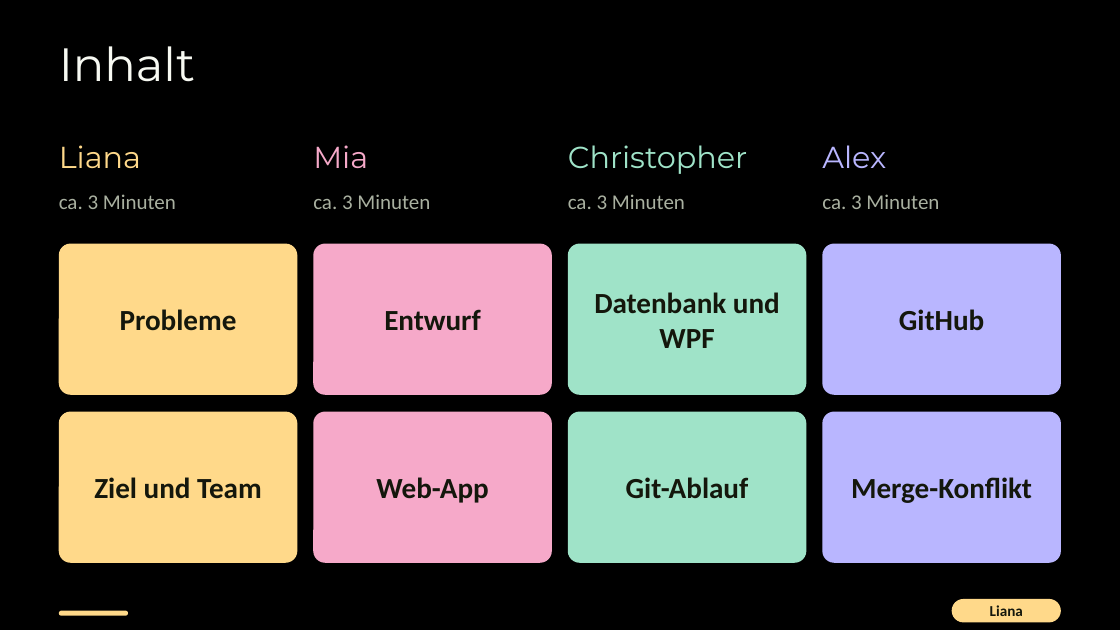
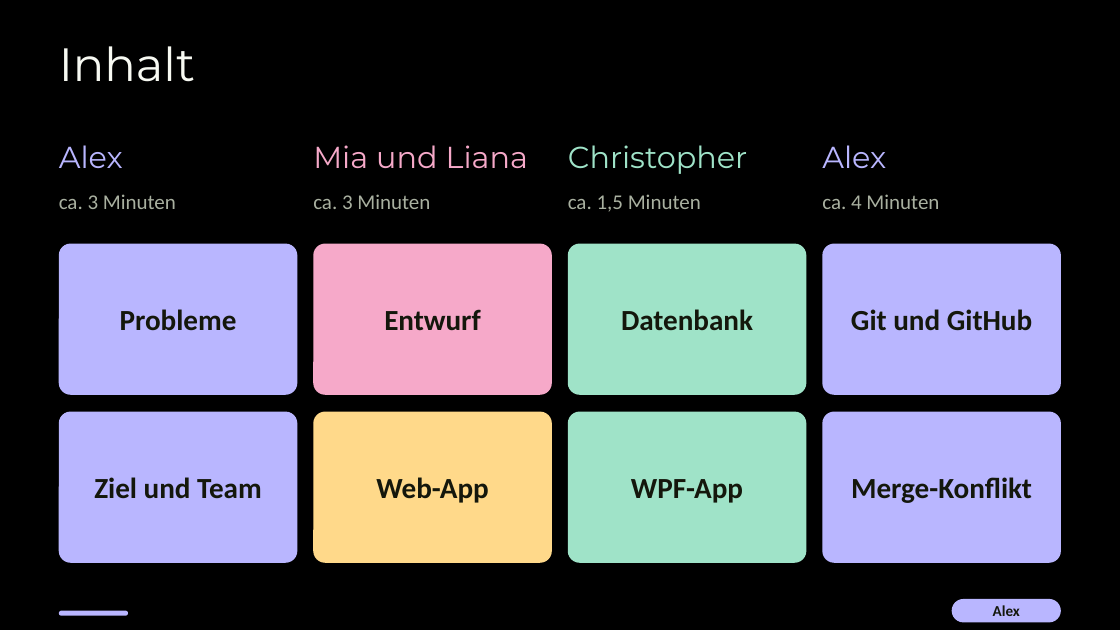
Before and after one commit to alexlearns3/To-Do, a slide deck: slide 2 of Präsi/Präsi ToDOProjekt (neu).pptx. Drawn at 1120x630 pixels with LibreOffice and Linux fonts; fonts in the diff are those of the drawing. Boxes give left, top, right and bottom in pixels: in the first picture for what was removed or moved away, otherwise in the second. Text is boxed around its words. In the diff, an @@ line names an element or a change of style, - is before the commit and + after.

Commit message:
Alex: docs: Praesentation nach Aufgaben neu eingeteilt
Alex: Einstieg, Team, Git. Mia und Liana: Web-App. Christopher: Datenbank und WPF.

```diff
--- a/Präsi/Präsi ToDOProjekt (neu).pptx
+++ b/Präsi/Präsi ToDOProjekt (neu).pptx
@@ text at (59, 145, 123, 168): text changed; text colour #FFD98A to #B9B6FF @@
-Liana
+Alex
@@ text at (313, 145, 528, 168): text changed @@
-Mia
+Mia und Liana
@@ text at (568, 194, 701, 211): text changed @@
-ca. 3 Minuten
+ca. 1,5 Minuten
@@ text at (822, 194, 939, 209): text changed @@
-ca. 3 Minuten
+ca. 4 Minuten
@@ text in rounded rectangle at (621, 309, 753, 330): text changed @@
-Datenbank und WPF
+Datenbank
@@ text in rounded rectangle at (851, 309, 1032, 331): text changed @@
-GitHub
+Git und GitHub
@@ rounded rectangle "Web-App" at (313, 412, 552, 563): fill #F6A9C9 to #FFD98A @@
@@ text in rounded rectangle at (631, 479, 743, 503): text changed @@
-Git-Ablauf
+WPF-App
@@ fill #FFD98A to #B9B6FF in 4 elements at (59, 244, 297, 395), (59, 412, 297, 563), (59, 611, 128, 616), (952, 599, 1061, 623) @@
@@ text in rounded rectangle at (993, 605, 1020, 616): text changed @@
-Liana
+Alex
```
Also in this commit, not shown: 12 other slides changed.
